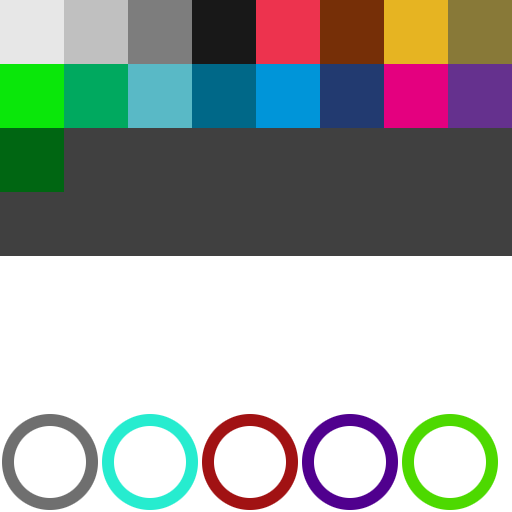
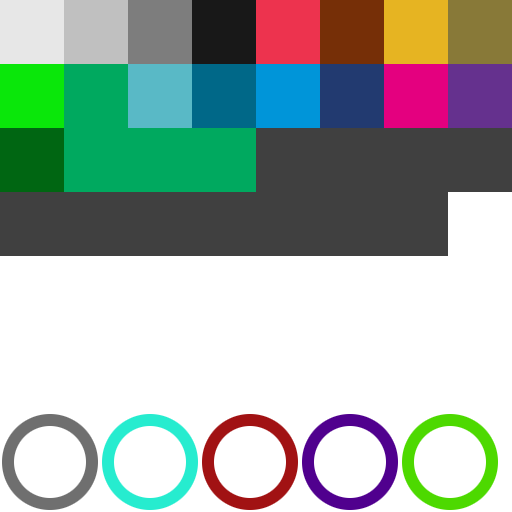
Layers edited between the first and the second 512×512 image:
painted on "main-uv" over box(64, 128, 512, 256)
